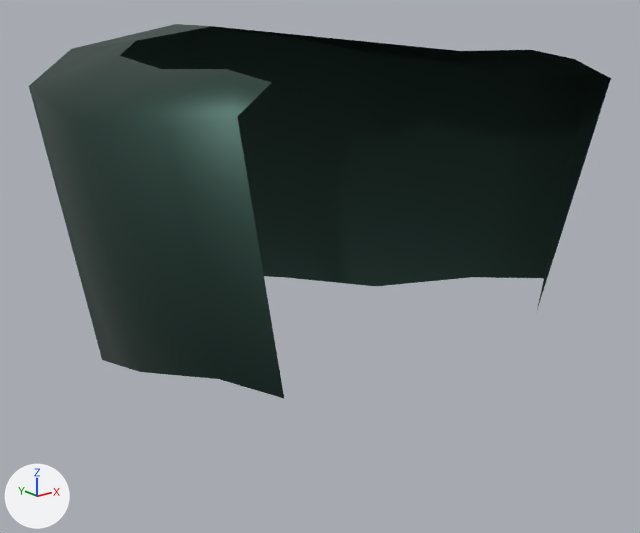
Two versions of the glTF model assets/models/character/marine/grave_marine_neck.glb, one commit apart.
One viewpoint serves both versions: a camera (50 mm lens) standing at (-1.039, -1.267, 7.63) and looking at (0.033, 0.074, 7.094). The axes (+X, +Y, +Z) are drawn at lower left. The lights are the same throughout. The first picture is the older version.

The first picture shows 'scythe_marine_neck_guard'.
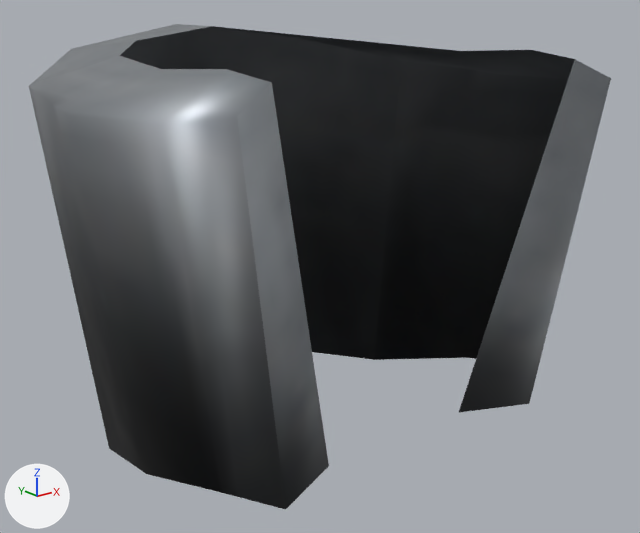
The newer file is also turned or shifted as a whole; pictures and numbers use the older file's frame.

Pixel boxes (x1, y1, x2, y2) of what changed, in the pictures (640 x 533 px; the box of a moved part takes in the faces that stretch with it):
'scythe_marine_neck_guard', surface changed, reshaped (lighter, 30% taller): before (29, 24, 611, 398); after (29, 24, 611, 509)
part 1 of me_cube_100, moved or reshaped: before (29, 28, 611, 398); after (29, 28, 611, 509)
part 2 of me_cube_100, surface changed (lighter): before (29, 24, 610, 379); after (29, 24, 575, 493)

Diff of the bpy script that builds the scene:
```diff
--- a/assets/models/character/marine/grave_marine_neck.glb.py
+++ b/assets/models/character/marine/grave_marine_neck.glb.py
@@ img_scythe_marine_roughness @@
+img_scythe_marine_roughness = load_image('scythe_marine_roughness', '_unpacked/scythe_marine_roughness', 1024, 1024, 'Non-Color')
@@ img_scythe_marine @@
+img_scythe_marine = load_image('scythe_marine', '_unpacked/scythe_marine', 1024, 1024, 'sRGB')
@@ img_scythe_marine_normal @@
+img_scythe_marine_normal = load_image('scythe_marine_normal', '_unpacked/scythe_marine_normal', 1024, 1024, 'Non-Color')
@@ mat_scythe_marine_green_metal @@
 mat_scythe_marine_green_metal = bpy.data.materials.new('scythe_marine_green_metal')
-# nodes: BsdfPrincipled, OutputMaterial
-# colours: dark green #364d46
+# nodes: BsdfPrincipled, NormalMap, OutputMaterial, SeparateColor, TexImage x3
+# uses the picture img_scythe_marine
+# uses the picture img_scythe_marine_normal
+# uses the picture img_scythe_marine_roughness
@@ me_cube_100 @@
 # used by ob_scythe_marine_neck_guard; location = (0.0, -0.122, 7.133)
-me_cube_100.from_pydata(...)  # 33 vertices, 40 faces; spans x -0.503..0.503, y -0.187..0.672, z -0.202..0.422
+me_cube_100.from_pydata(...)  # 35 vertices, 44 faces; spans x -0.503..0.503, y -0.187..0.672, z -0.397..0.422
+# me_cube_100 part 1
+# 2 vertices are removed from x -0.305..0.305, y -0.139, z -0.104
+# 4 faces are deleted
+# 9 vertices in x -0.414..0.414, y -0.09..0.672, z -0.202..-0.064 move by (0.0, 0.0, -0.195)
+# 4 vertices are added at (-0.305, -0.139, -0.299), (-0.165, -0.077, -0.299), (0.305, -0.139, -0.299), (0.165, -0.077, -0.299)
+# 8 new faces join them
+# me_cube_100 part 2: 36 kept faces spanning x -0.503..0.503, y -0.187..0.672, z -0.397..0.422 get new texture (UV) coordinates
 me_cube_100.materials.append(mat_scythe_marine_green_metal)
```
